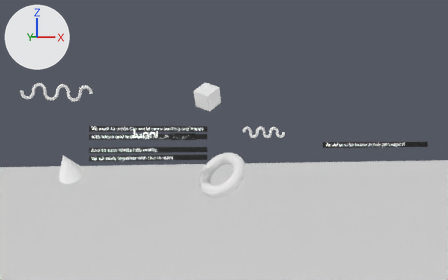
An edit to the Blender file blend-files/common.blend, drawn before and after from the same camera.
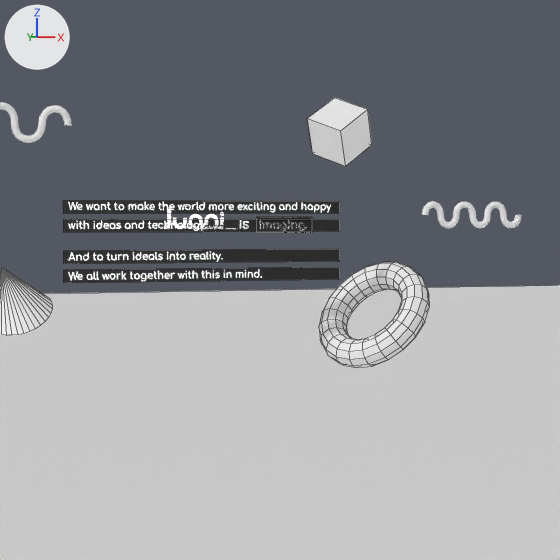
The first picture shows the older version from a camera (50 mm lens) standing at (-3.3, -19.13, 0.14) and looking at (2.54, 0.48, -0.16). The close-ups show both versions on the part from 14% to 67% of the width and 14% to 100% of the height of that picture; other places that the commit changed are outside them. Every picture has the same lights, and +X, +Y and +Z are marked at upper left. The close-ups show mesh edges as thin lines.
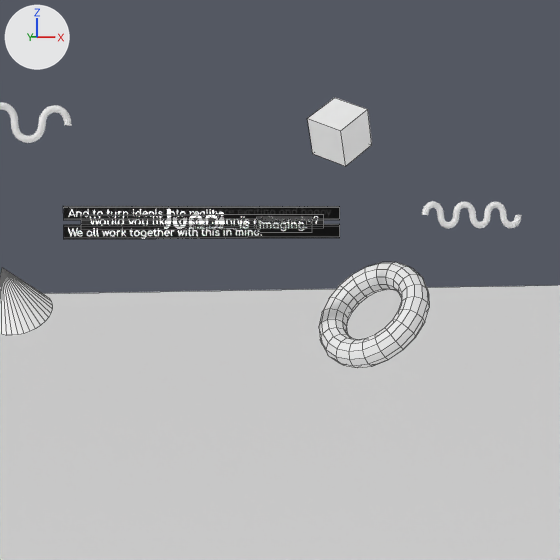
The edits, one by one:
me_plane_007 is used by ob_plane_005; location (7.909, 0.0, -0.341); scale (1.86, 1.86, 1.86).
Verts and faces of me_plane_007; kept vertices keep their numbers, new ones are numbered from 4.
me_plane_007 had 4 vertices, 1 face and spanned x -1.1..1.1, y 0.0, z -0.05..0.05.
me_plane_007 now has 6 vertices, 2 faces and spans x -0.87..0.87, y 0.0, z -0.05..0.05.
Part 1, on me_plane_007:
New vertex 4 is at (-0.87, 0.0, -0.05), pixel (81, 229).
New vertex 5 is at (0.87, 0.0, -0.05), pixel (323, 228).
New vertex 6 is at (0.0, 0.0, -0.05), pixel (205, 228).
New vertices 7, 8, 9 stand at vertices 4, 5, 6, in that order, plus (0.0, 0.0, 0.1).
New faces: (5, 8, 9, 6), (4, 6, 9, 7).
In object 'Plane.001' (ob_plane_001), parent goes from ob_text to ob_text1.
Object 'Plane.001' (ob_plane_001) moves from (0.447, 0.0, -0.172) to (-0.0000298, 0.0, 0.123).
In object 'Plane.002' (ob_plane_002), parent goes from ob_text to ob_text1.
Object 'Plane.002' (ob_plane_002) moves from (0.447, 0.0, -0.414) to (-0.0000298, 0.0, -0.118).
In object 'Plane.003' (ob_plane_003), parent goes from ob_text to ob_text2.
Object 'Plane.003' (ob_plane_003) moves from (0.447, 0.0, -0.821) to (-0.0000298, 0.0, 0.106).
In object 'Plane.004' (ob_plane_004), parent goes from ob_text to ob_text2.
Object 'Plane.004' (ob_plane_004) moves from (0.447, 0.0, -1.068) to (-0.0000298, 0.0, -0.14).
In object 'Plane.005' (ob_plane_005), parent is now set to ob_text3.
In object 'Plane.005' (ob_plane_005), matrix_parent_inverse is now set to Matrix(((1.0, 0.0, 0.0, -0.447), (0.0, 1.0, 0.0, 0.0), (0.0, 0.0, 1.0, 0.365), (0.0, 0.0, 0.0, 1.0))).
Object 'Plane.005' (ob_plane_005) moves from (7.909, 0.0, -0.341) to (0.447, 0.0, -0.365).
Object 'Text3' (ob_text3) is new.
Its parent is ob_intro.
Its location is (0.0, 0.0, 0.0).
Object 'Text2' (ob_text2) is new.
Its parent is ob_intro.
Its location is (0.0, 0.0, 0.0).
Object 'Text1' (ob_text1) is new.
Its parent is ob_intro.
Its location is (0.0, 0.0, 0.0).

Changed parts and their boxes (x1, y1, x2, y2) in the close-ups (560 x 560 px):
'Plane.004', moved
    before: (64, 267, 340, 283)
    after: (64, 226, 340, 239)
'Plane.002', moved
    before: (64, 219, 340, 232)
    after: (64, 224, 340, 238)
'Plane.001', moved
    before: (63, 200, 340, 214)
    after: (63, 206, 340, 219)
'Plane.003', moved
    before: (64, 249, 340, 264)
    after: (64, 207, 340, 220)
'Plane.005', reshaped, moved (not visible before)
    after: (81, 215, 324, 229)
